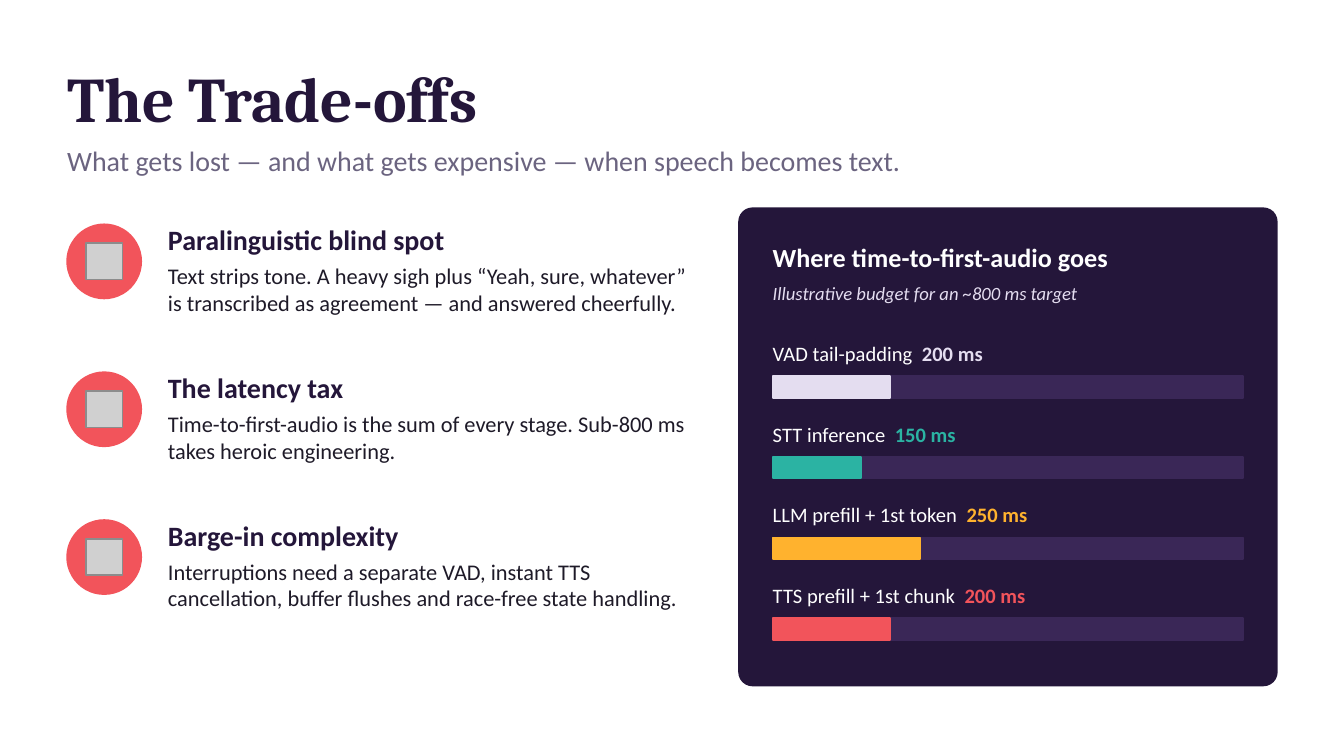
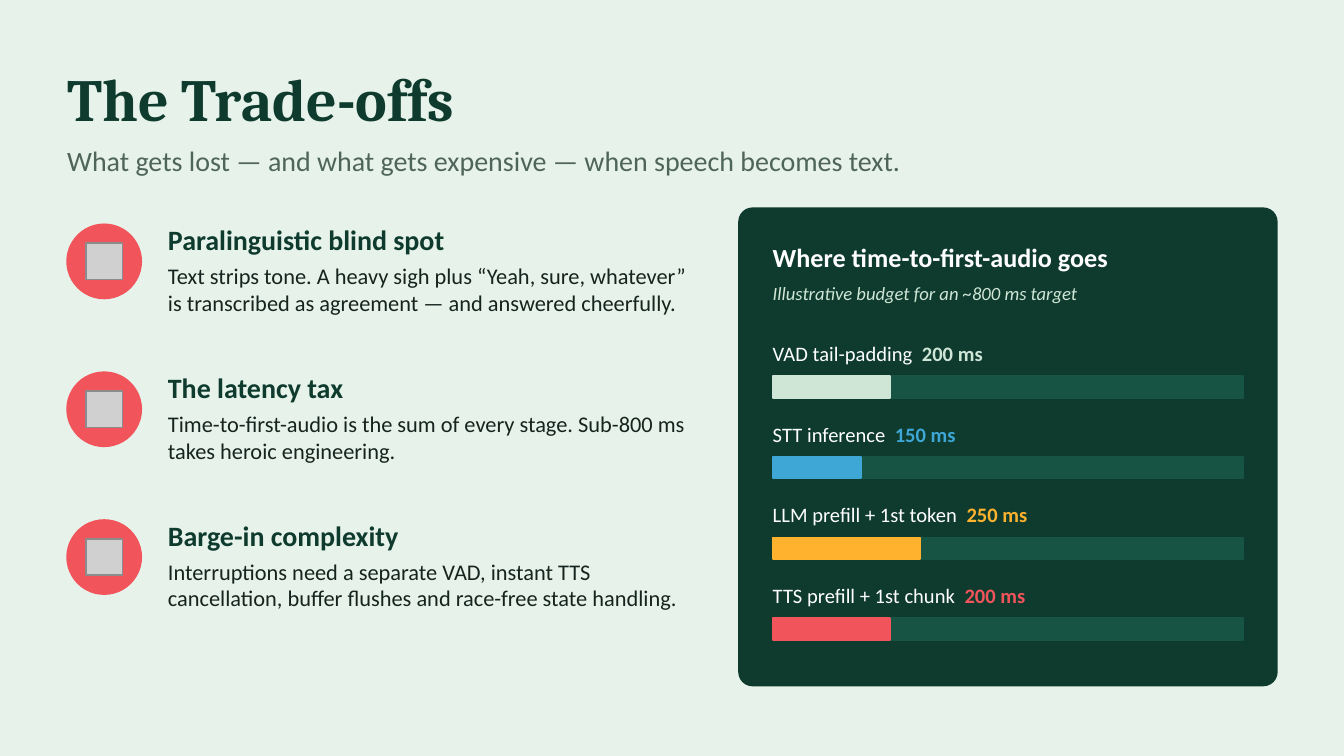
Before and after one commit to wilfredijaa-cmyk/voice, a slide deck: slide 4 of cascaded-voice-ai.pptx (slide 3 before the commit). Drawn at 1344x756 pixels with LibreOffice and Linux fonts; fonts in the diff are those of the drawing; grey boxes stand for pictures. Boxes give left, top, right and bottom in pixels: in the first picture for what was removed or moved away, otherwise in the second. Text is boxed around its words. In the diff, an @@ line names an element or a change of style, - is before the commit and + after.

```diff
--- a/cascaded-voice-ai.pptx
+++ b/cascaded-voice-ai.pptx
@@ background #FFFFFF to #E6F2EA @@
@@ text "The Trade-offs" at bbox=[67, 78, 454, 122]: size 34 to 32 pt, text colour #24163A to #0E3B2E @@
@@ text "What gets lost — and ..." at bbox=[67, 151, 900, 176]: text colour #6B6480 to #4F6559 @@
@@ rounded rectangle at bbox=[739, 208, 1277, 685]: fill #24163A to #0E3B2E; outline #24163A 1 pt to #0E3B2E 1 pt @@
@@ text "Illustrative budget for an ~800 ..." at bbox=[773, 287, 1077, 303]: text colour #E4DDF0 to #CFE6D6 @@
@@ text "VAD tail-padding 200 ms" at bbox=[773, 346, 983, 365]: text colour #E4DDF0 to #CFE6D6 in "200 ms" @@
@@ rectangle at bbox=[773, 376, 891, 398]: fill #E4DDF0 to #CFE6D6; outline #E4DDF0 1 pt to #CFE6D6 1 pt @@
@@ text "STT inference 150 ms" at bbox=[773, 428, 956, 442]: text colour #2BB3A3 to #3FA7D6 in "150 ms" @@
@@ rectangle at bbox=[773, 457, 862, 478]: fill #2BB3A3 to #3FA7D6; outline #2BB3A3 1 pt to #3FA7D6 1 pt @@
@@ text colour #24163A to #0E3B2E in 3 elements at bbox=[168, 230, 444, 255], bbox=[168, 378, 343, 403], bbox=[168, 526, 399, 551] @@
@@ text colour #1E1A28 to #15241E in 3 elements at bbox=[168, 268, 686, 315], bbox=[168, 416, 685, 463], bbox=[168, 564, 676, 610] @@
@@ fill #3A2757 to #185443; outline #3A2757 1 pt to #185443 1 pt in 4 elements at bbox=[773, 376, 1243, 398], bbox=[773, 457, 1243, 478], bbox=[773, 538, 1243, 559], bbox=[773, 618, 1243, 640] @@
```
Also in this commit, not shown: 4 other slides changed, 1 slide added, 1 other file.
